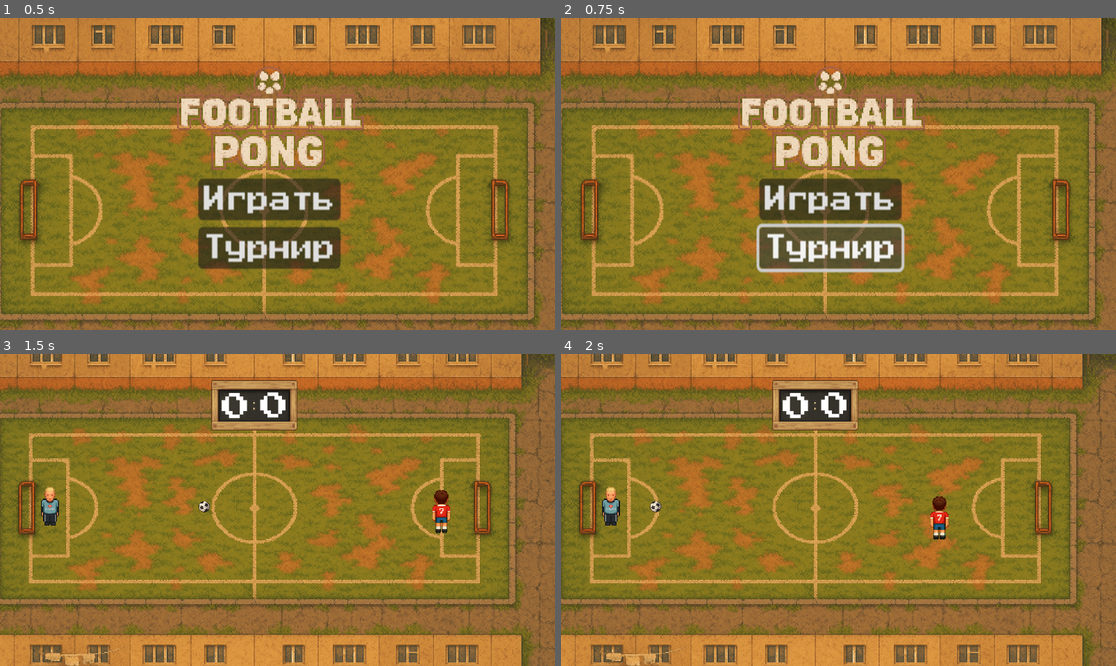
Above: before the commit, frames 1-4 (two rows, left to right).
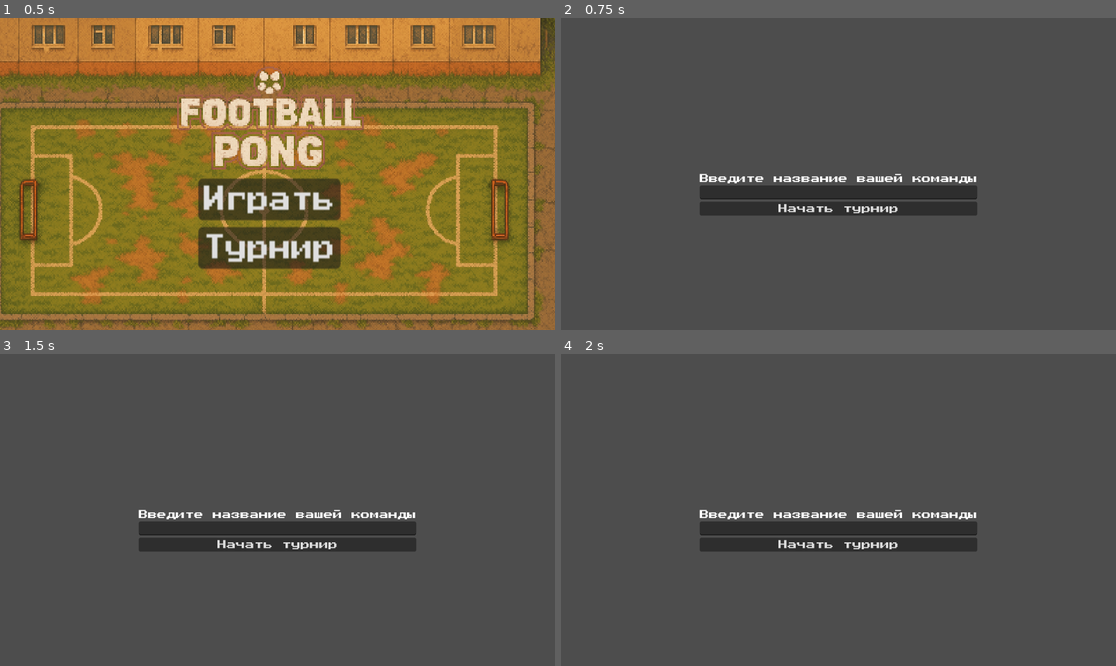
Above: after the commit, the same moments.

Repository: supervi5w4/footballpong
Game: Godot game, scene res://scenes/menu.tscn
Same seed, same stepped clock (60 frames per second), same inputs: the game is played once before the commit and once after it.
Inputs (mouse positions are in pixels of both pictures, inside the frame that each line leads up to):
- Up to frame 1 (0.5 s): no input
- Up to frame 2 (0.75 s): click "Турнир" at 0.5 s
- Up to frame 3 (1.5 s): click (271, 534) at 1.25 s, where only the run before the commit has a clickable "Играть"
- Up to frame 4 (2 s): no input

Frame 1 is identical in both runs. In frame 2, 99% of the frame differs, in the area x 0-100%, y 0-100%; in frame 3, 100%; in frame 4, 100%.

Commit message:
Add files via upload

Diff:
--- a/scenes/menu.gd
+++ b/scenes/menu.gd
@@ -1,15 +1,24 @@
+# scenes/menu.gd
 extends Control
 
-@onready var play_btn : Button = %PlayBtn   # ищем узлы по имени после _ready()
-@onready var exit_btn : Button = %ExitBtn
+@onready var play_btn : Button = %PlayBtn        # Кнопка «Играть»
+@onready var tournament_btn : Button = %TournamentBtn  # Новая кнопка «Турнир»
+#@onready var exit_btn : Button = %ExitBtn        # Кнопка «Выход» (если используется)
 
 func _ready() -> void:
-	# Подключаем сигнал pressed к методам ↓
+	# Подключаем сигналы нажатия к методам
 	play_btn.pressed.connect(_on_play_pressed)
-#	exit_btn.pressed.connect(_on_exit_pressed)
+	tournament_btn.pressed.connect(_on_tournament_pressed)
+	# exit_btn.pressed.connect(_on_exit_pressed)
 
 func _on_play_pressed() -> void:
+	# Переход к игре
 	get_tree().change_scene_to_file("res://scenes/game.tscn")
 
+func _on_tournament_pressed() -> void:
+	# Переход к сцене выбора команд для турнира (создадим её на следующем шаге)
+	get_tree().change_scene_to_file("res://scenes/tournament_menu.tscn")
+
 func _on_exit_pressed() -> void:
+	# Завершить игру
 	get_tree().quit()
--- a/scenes/tournament_menu.gd
+++ b/scenes/tournament_menu.gd
@@ -40,4 +40,5 @@
 	]
 
 	Score.teams = teams_data
+	Score.generate_matches()  # формируем расписание
 	get_tree().change_scene_to_file("res://scenes/tournament_calendar.tscn")
--- a/scenes/tournament_menu.tscn
+++ b/scenes/tournament_menu.tscn
@@ -1,5 +1,6 @@
-[gd_scene load_steps=2 format=3 uid="uid://ckuwg61l0wd1m"]
+[gd_scene load_steps=3 format=3 uid="uid://ckuwg61l0wd1m"]
 
+[ext_resource type="Script" uid="uid://b3xgxgnti3iwg" path="res://scenes/tournament_menu.gd" id="1_2sg7v"]
 [ext_resource type="FontFile" uid="uid://crbejkyhfw2bi" path="res://fonts/PressStart2P-Regular.ttf" id="1_khm0a"]
 
 [node name="TournamentMenu" type="Control"]
@@ -13,6 +14,7 @@
 grow_vertical = 2
 size_flags_horizontal = 4
 size_flags_vertical = 4
+script = ExtResource("1_2sg7v")
 
 [node name="VBoxContainer" type="VBoxContainer" parent="."]
 layout_direction = 3
Not shown, added: scenes/tournament_calendar.gd.uid
